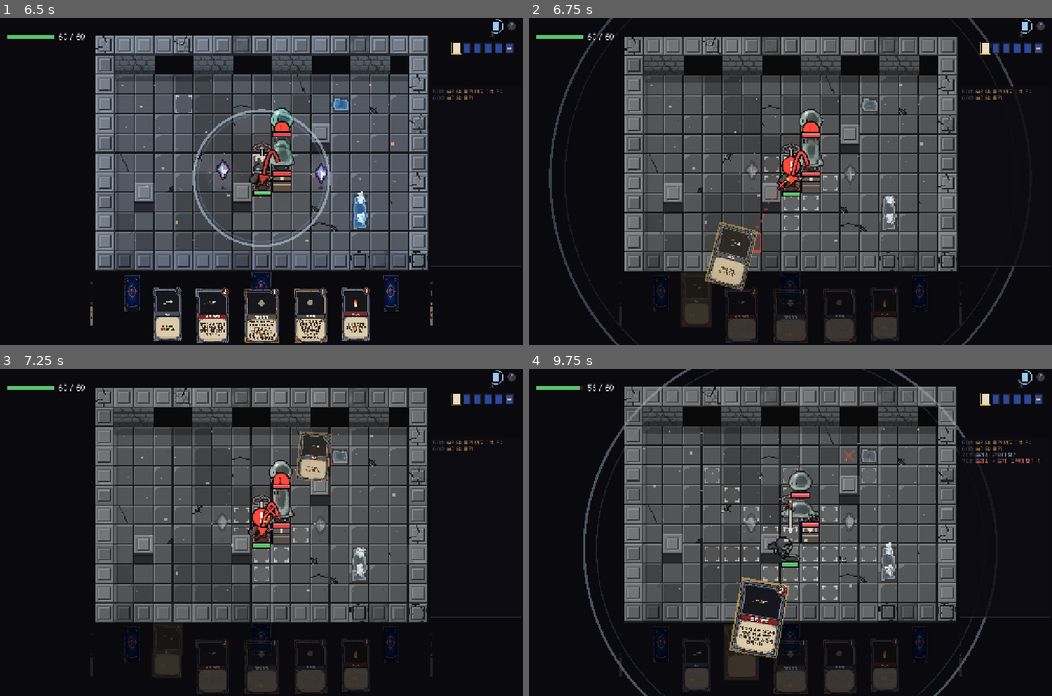
Above: before the commit, frames 1-4 (two rows, left to right).
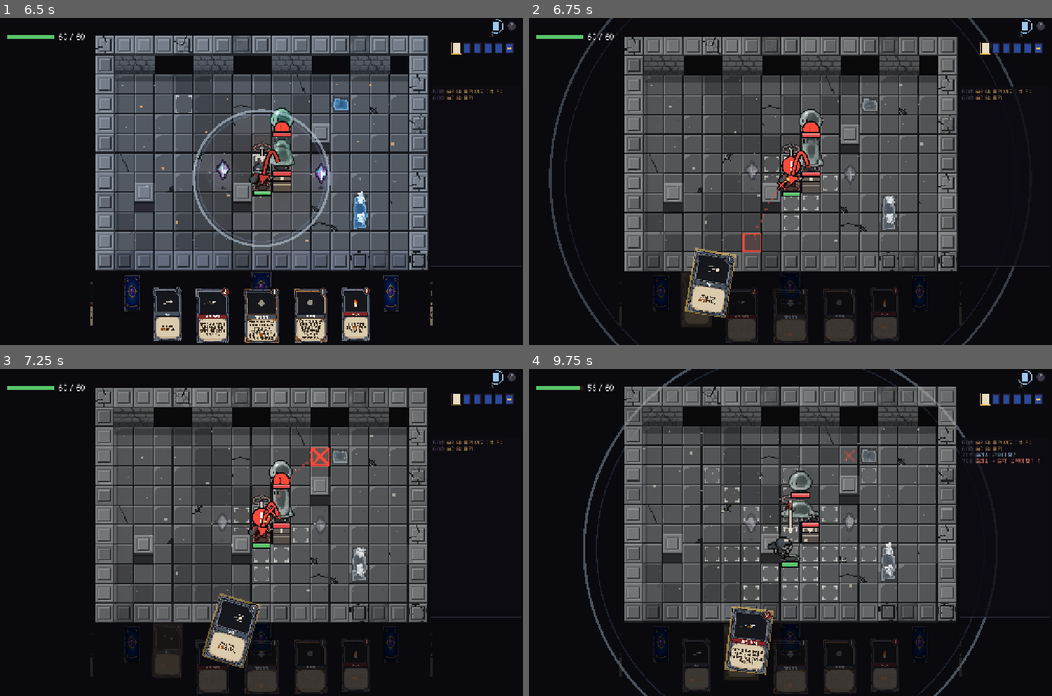
Above: after the commit, the same moments.

Repository: Luchenia/everycard
Game: Godot game, scene res://scenes/battle.tscn
Same seed, same stepped clock (60 frames per second), same inputs: the game is played once before the commit and once after it.
Inputs (mouse positions are in pixels of both pictures, inside the frame that each line leads up to):
- Up to frame 1 (6.5 s): tap Enter at 0.5 s; drag from (261, 155) to (313, 109) at 0.52 s; drag from (167, 312) to (235, 246) at 1.27 s; move the mouse to (214, 315) at 2.02 s; hold D 2.03-2.75 s; tap R at 2.1 s; click (214, 315) at 2.17 s; drag from (261, 315) to (104, 132) at 2.77 s; drag from (308, 315) to (287, 181) at 3.52 s; drag from (355, 312) to (183, 99) at 4.27 s; move the mouse to (167, 312) at 5.02 s; hold Down 5.03-5.75 s; tap 1 at 5.1 s; click (167, 312) at 5.17 s; drag from (167, 286) to (156, 197) at 5.77 s
- Up to frame 2 (6.75 s): drag from (696, 312) to (842, 109) at 6.52 s
- Up to frame 3 (7.25 s): no input
- Up to frame 4 (9.75 s): drag from (696, 650) to (764, 597) at 7.27 s; move the mouse to (696, 663) at 8.02 s; hold Down 8.03-8.75 s; tap R at 8.1 s; click (696, 663) at 8.17 s; drag from (696, 637) to (633, 483) at 8.77 s; drag from (743, 666) to (816, 532) at 9.52 s

Frame 1 is identical in both runs. In frame 2, 2.2% of the frame differs, in the area x 29-44%, y 62-92%; in frame 3, 2.1%; in frame 4, 2.3%, in the area x 37-50%, y 63-94%.

Commit message:
A dragged card lifts only a little above the hand and leans toward the mouse, so it never covers the board
Co-Authored-By: Claude Opus 5.5 <noreply@anthropic.com>
Claude-Session: https://claude.ai/code/session_01Lpp6yycgxvvRstt59TiDbm

Diff:
--- a/src/view/battle_screen.gd
+++ b/src/view/battle_screen.gd
@@ -1225,16 +1225,21 @@
 		# while the button is held the card keeps the mouse, so the board hears nothing: aim for it
 		board.hover = hc
 		board.preview = flow.battle.preview(selected, hc) if hc.x >= 0 else {}
-	var sc := 0.85 if over_board else 1.35
-	var goal := m - held_cv.size / 2 - Vector2(0, 10 if over_board else 40)
+	# lifted only a little above the hand and leaning toward the mouse: it never covers the board
+	var sc := 1.15
+	var rest := src.position + src.size * src.scale / 2   # where the card sits in the hand (centre)
+	var gx := clampf(lerpf(rest.x, m.x, 0.45), held_cv.size.x * sc / 2 + 8, 1280 - held_cv.size.x * sc / 2 - 8)
+	var gy := maxf(rest.y - 46, m.y + held_cv.size.y * sc * 0.5) if not over_board else rest.y - 46
+	var goal := Vector2(gx, minf(gy, rest.y - 30)) - held_cv.size / 2
 	var k := 1.0 - exp(-delta * 18.0)
 	held_cv.position = held_cv.position.lerp(goal, k)
 	held_cv.scale = held_cv.scale.lerp(Vector2(sc, sc), 1.0 - exp(-delta * 12.0))
 	var v := (m - held_prev) / maxf(delta, 0.001)
 	held_prev = m
 	held_vel = held_vel.lerp(v, 1.0 - exp(-delta * 10.0))
-	held_cv.rotation = lerpf(held_cv.rotation, clampf(held_vel.x * 0.0007, -0.35, 0.35), 1.0 - exp(-delta * 14.0))
-	held_cv.modulate.a = 0.8 if over_board else 1.0
+	var lean := clampf((m.x - gx) * 0.0012, -0.3, 0.3) + clampf(held_vel.x * 0.0004, -0.15, 0.15)
+	held_cv.rotation = lerpf(held_cv.rotation, lean, 1.0 - exp(-delta * 14.0))
+	held_cv.modulate.a = 1.0
 
 func _input(ev: InputEvent) -> void:
 	# a hand card pressed, dragged onto the board and let go: played on that cell
